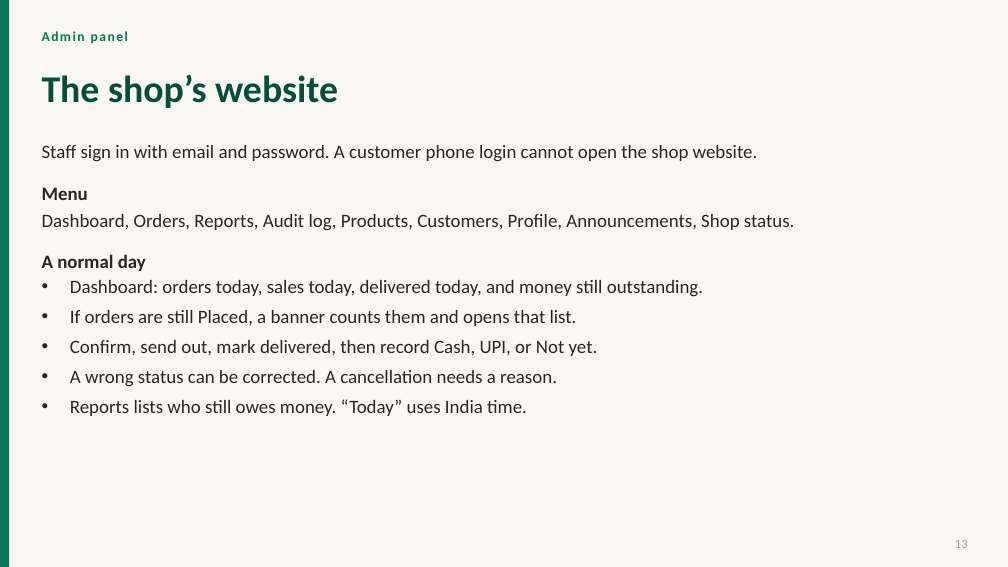
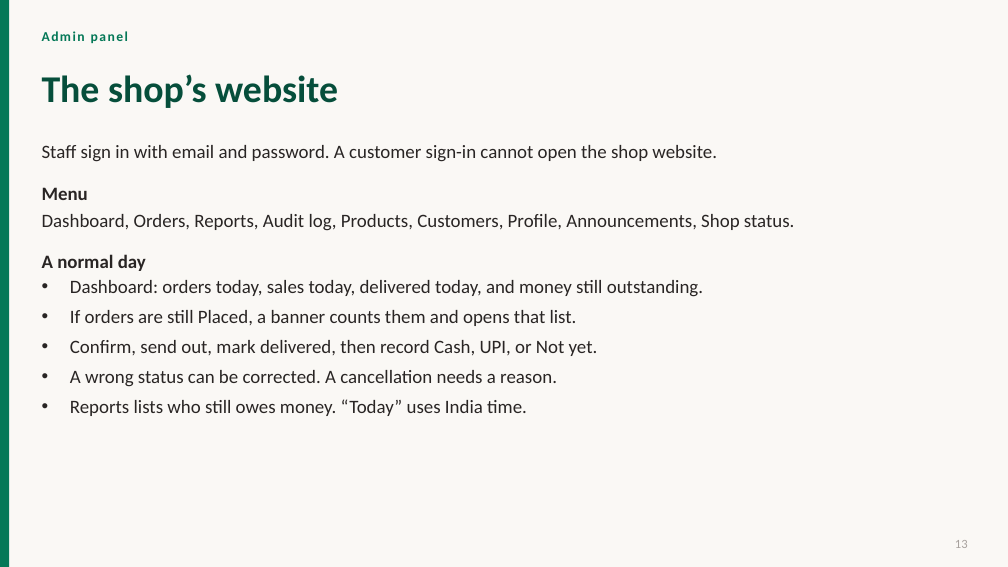
Before and after one commit to ragavan-Aihub/Order-app, a slide deck: slide 13 of docs/pdf/Project-Presentation.pptx. Drawn at 1008x567 pixels with LibreOffice and Linux fonts; fonts in the diff are those of the drawing. Boxes give left, top, right and bottom in pixels: in the first picture for what was removed or moved away, otherwise in the second. Text is boxed around its words. In the diff, an @@ line names an element or a change of style, - is before the commit and + after.

```diff
--- a/docs/pdf/Project-Presentation.pptx
+++ b/docs/pdf/Project-Presentation.pptx
@@ text at [42,145,717,162]: text changed @@
-Staff sign in with email and password. A customer phone login cannot open the shop website.
+Staff sign in with email and password. A customer sign-in cannot open the shop website.
```
Also in this commit, not shown: 4 other slides changed, 34 other files.
